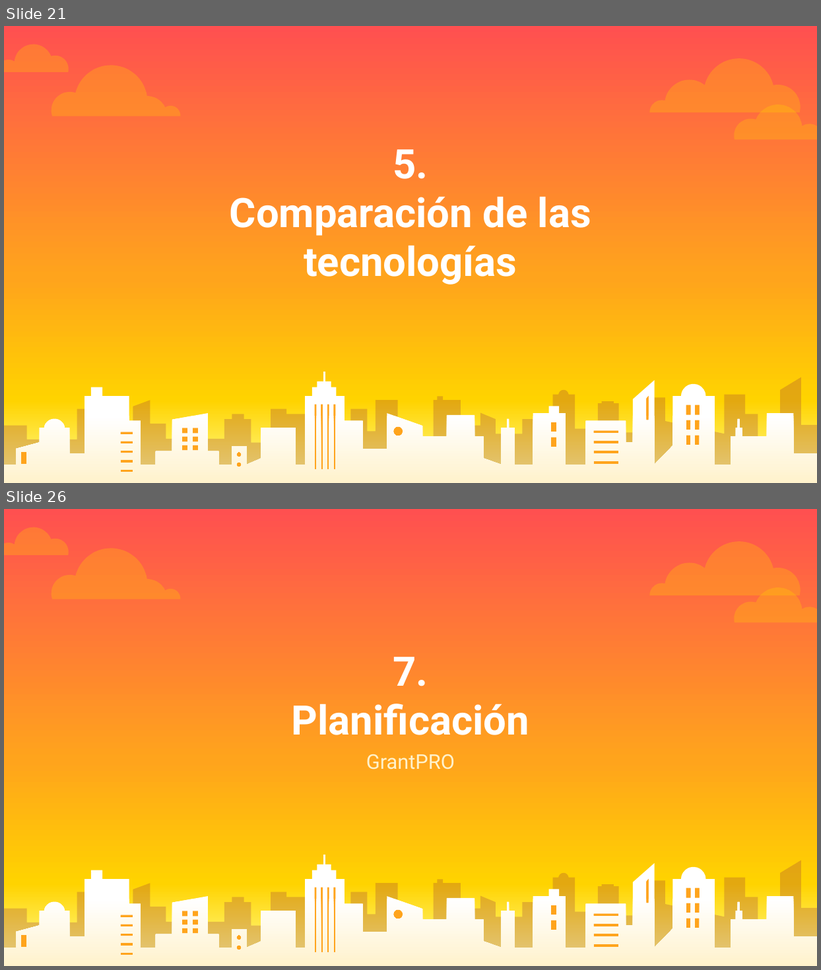
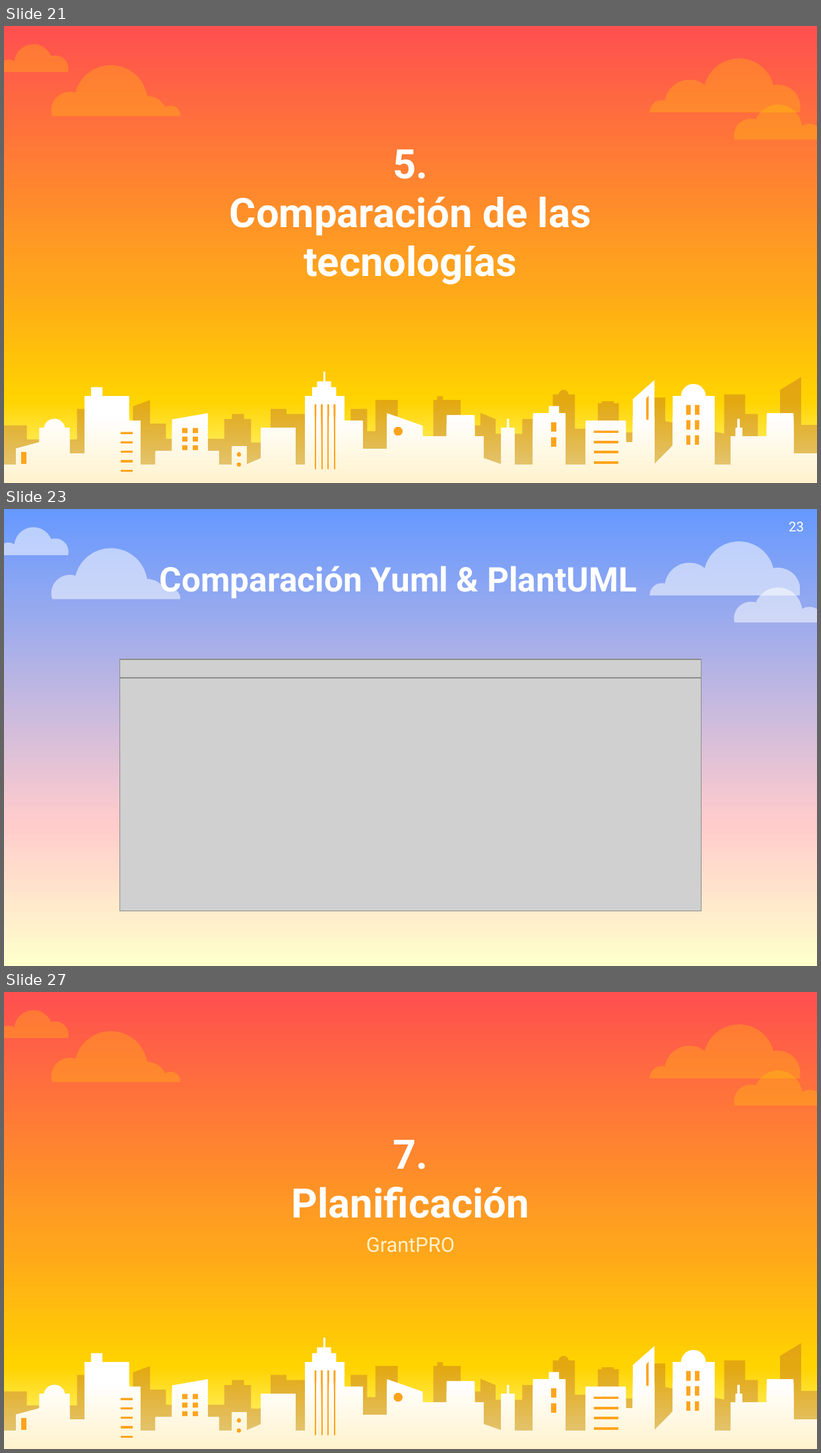
Before and after one commit to vizquierdouah/TG2, a slide deck: TG2_final.pptx. Shown one above the other, each under a label of ours: slides 21 and 26 before the commit, slides 21, 23 and 27 after it; the slides between them are not shown. The pictures are 821x970 and 821x1453 pixels, drawn with LibreOffice and Linux fonts; fonts in the diff are those of the drawing; grey boxes stand for pictures. Boxes give left, top, right and bottom in pixels: in the first picture for what was removed or moved away, otherwise in the second. Text is boxed around its words. In the diff, an @@ line names an element or a change of style, - is before the commit and + after.

```diff
--- a/TG2_final.pptx
+++ b/TG2_final.pptx
@@ slide 23 added at [4, 509, 817, 966], background gradient #6699FF to #FFCCCC to #FFFFCC @@
@@ freeform shape added at [4, 527, 69, 555], fill #FFFFFF at 53% opacity @@
@@ page number added at [789, 522, 804, 531], 12 pt, text #FFFFFF @@
+23
@@ freeform shape added at [51, 548, 180, 599], fill #FFFFFF at 53% opacity @@
@@ freeform shape added at [649, 541, 800, 595], fill #FFFFFF at 53% opacity @@
@@ text added at [160, 566, 637, 599], 30 pt, text #FFFFFF, bold @@
+Comparación Yuml & PlantUML
@@ freeform shape added at [734, 588, 817, 623], fill #FFFFFF at 53% opacity @@
@@ picture added at [120, 663, 702, 911] @@
@@ picture added at [120, 659, 702, 678] @@
@@ what was slide 26 is now slide 27 @@
```
Also in this commit, not shown: 4 slides changed, 1 other slide added, 1 slide removed.
